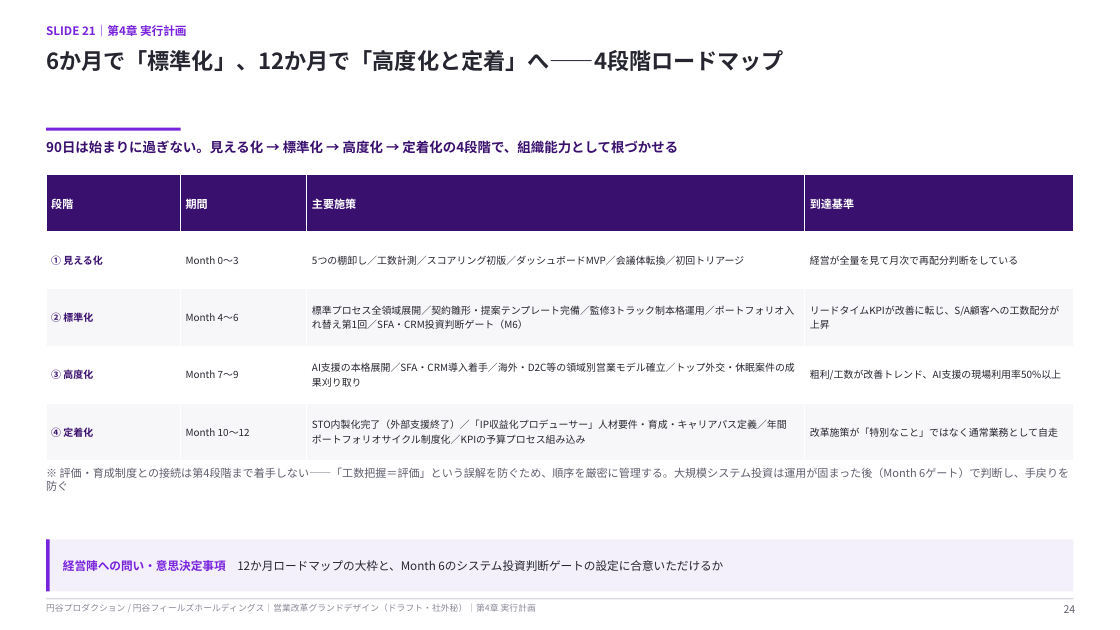
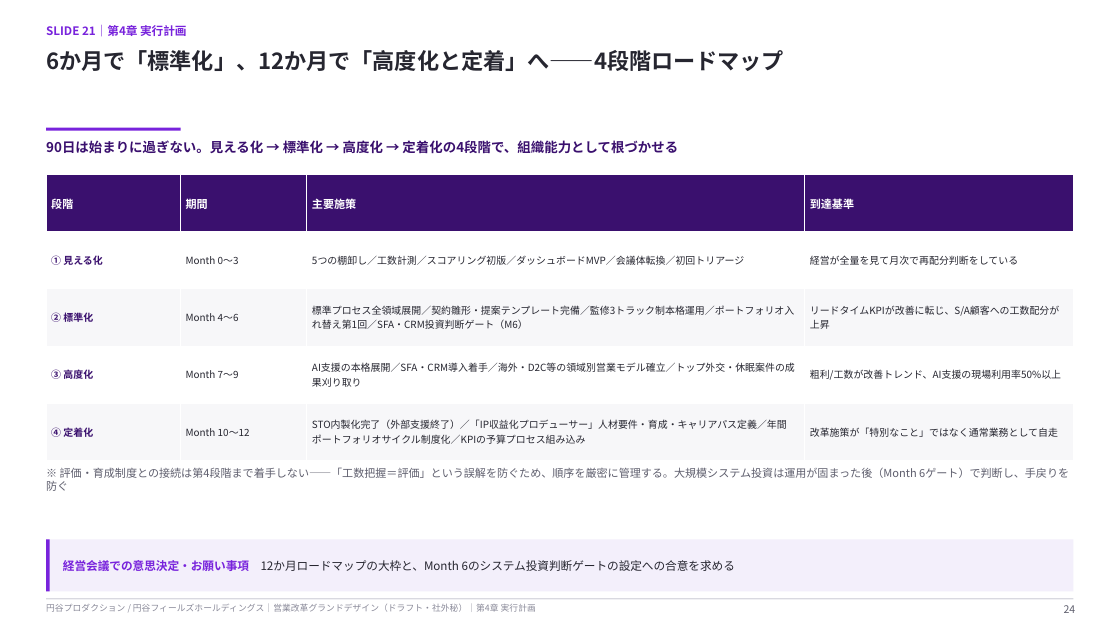
Before and after one commit to hayatoshintani-spe/kessho-lens, a slide deck: slide 24 of docs/営業改革グランドデザイン_円谷.pptx. Drawn at 1120x630 pixels with LibreOffice and Linux fonts; fonts in the diff are those of the drawing. Boxes give left, top, right and bottom in pixels: in the first picture for what was removed or moved away, otherwise in the second. Text is boxed around its words. In the diff, an @@ line names an element or a change of style, - is before the commit and + after.

```diff
--- a/docs/営業改革グランドデザイン_円谷.pptx
+++ b/docs/営業改革グランドデザイン_円谷.pptx
@@ text at box(63, 560, 735, 571): text changed @@
-経営陣への問い・意思決定事項 12か月ロードマップの大枠と、Month 6のシステム投資判断ゲートの設定に合意いただけるか
+経営会議での意思決定・お願い事項 12か月ロードマップの大枠と、Month 6のシステム投資判断ゲートの設定への合意を求める
```
Also in this commit, not shown: 26 other slides changed, 1 other file.
